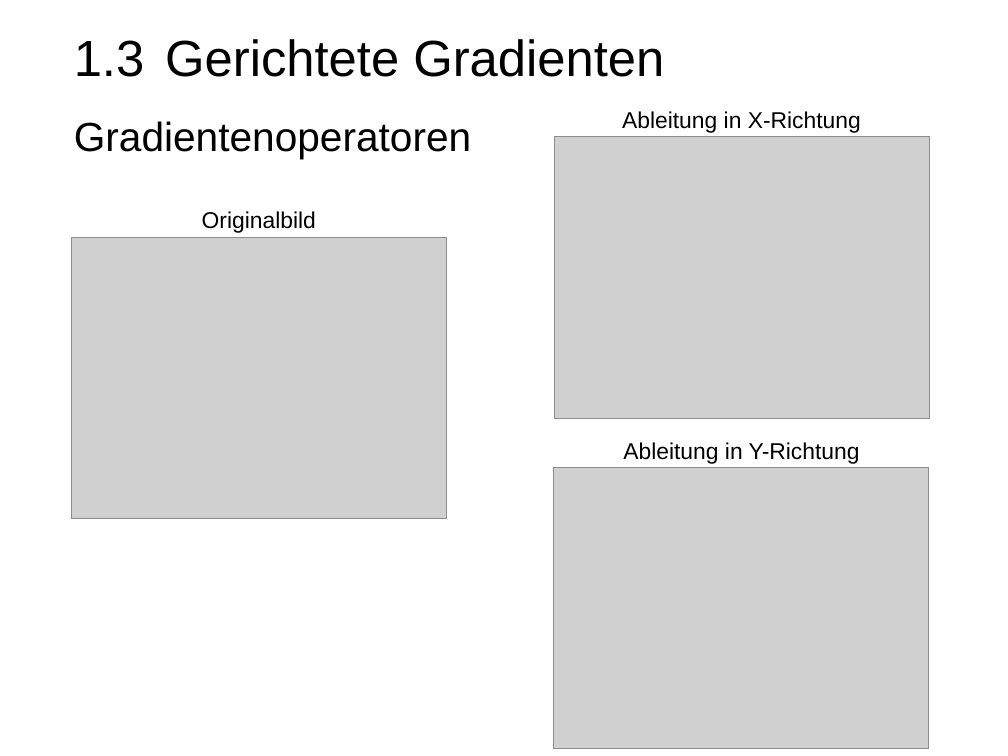
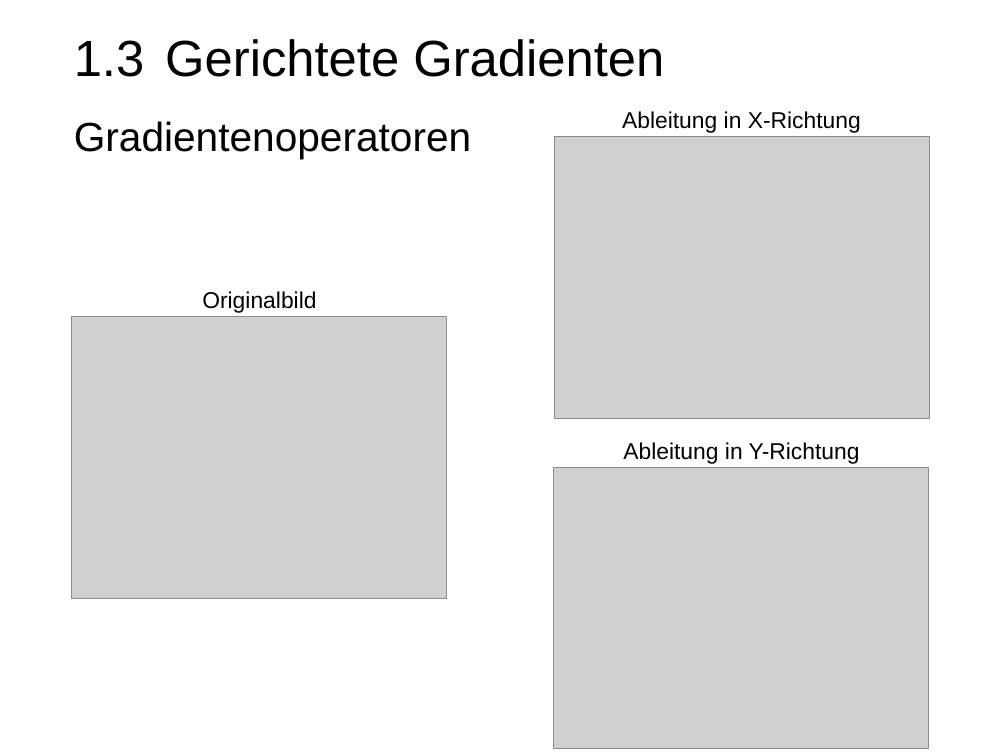
Before and after one commit to PhilippLambracht/prosem_mse, a slide deck: slide 8 of slides/slides.odp (slide 7 before the commit). Drawn at 1008x756 pixels with LibreOffice and Linux fonts; fonts in the diff are those of the drawing; grey boxes stand for pictures. Boxes give left, top, right and bottom in pixels: in the first picture for what was removed or moved away, otherwise in the second. Text is boxed around its words. In the diff, an @@ line names an element or a change of style, - is before the commit and + after.

```diff
--- a/slides/slides.odp
+++ b/slides/slides.odp
@@ text "Originalbild": place and size @@
-text "Originalbild" at (202, 211, 316, 233)
+text "Originalbild" at (202, 291, 316, 313)
@@ picture: place and size @@
-picture at (71, 238, 446, 520)
+picture at (72, 316, 447, 598)
```
Also in this commit, not shown: 4 other slides changed, 1 slide added, 3 other files.
